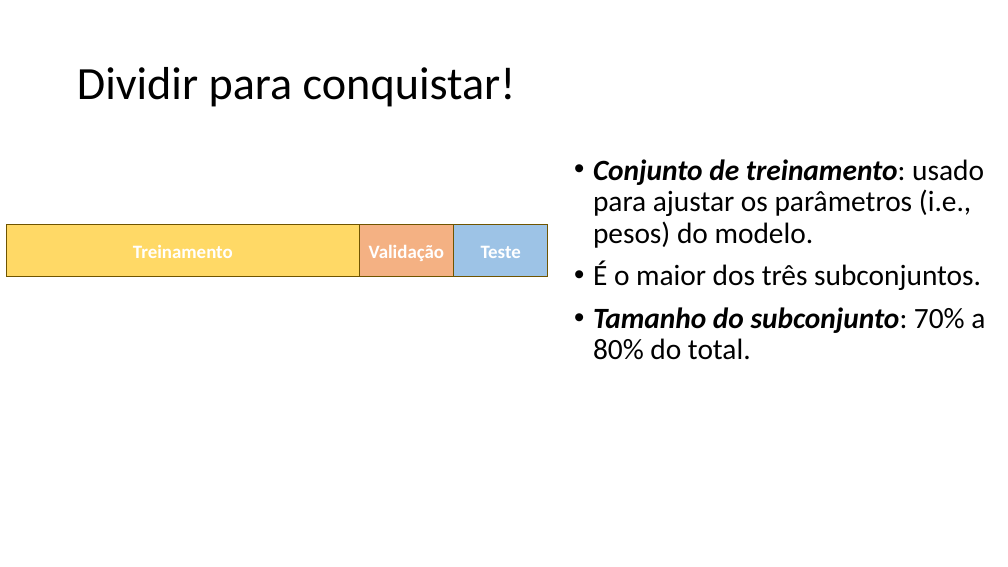
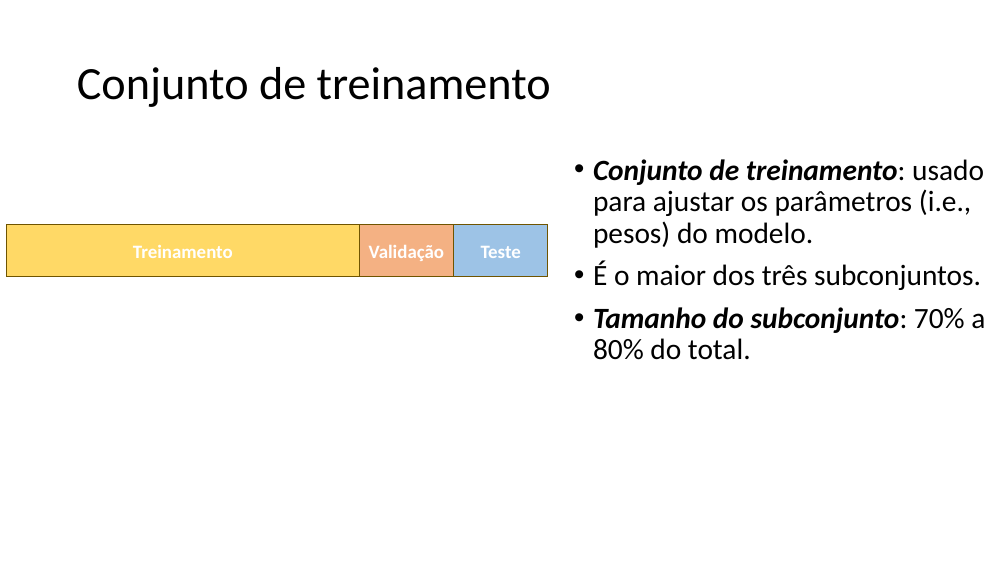
Before and after one commit to zz4fap/tp557-iot-ml, a slide deck: slide 20 of slides/TP557_10_Datasets.pptx. Drawn at 1008x567 pixels with LibreOffice and Linux fonts; fonts in the diff are those of the drawing. Boxes give left, top, right and bottom in pixels: in the first picture for what was removed or moved away, otherwise in the second. Text is boxed around its words. In the diff, an @@ line names an element or a change of style, - is before the commit and + after.

```diff
--- a/slides/TP557_10_Datasets.pptx
+++ b/slides/TP557_10_Datasets.pptx
@@ title at (77, 67, 551, 107): text changed @@
-Dividir para conquistar!
+Conjunto de treinamento
```
Also in this commit, not shown: 3 other slides changed, 5 slides added, 3 other files.
